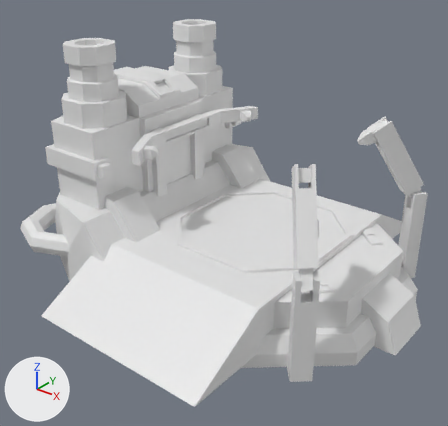
What one commit did to the FBX model art/original_models/L_bot_factory.fbx.
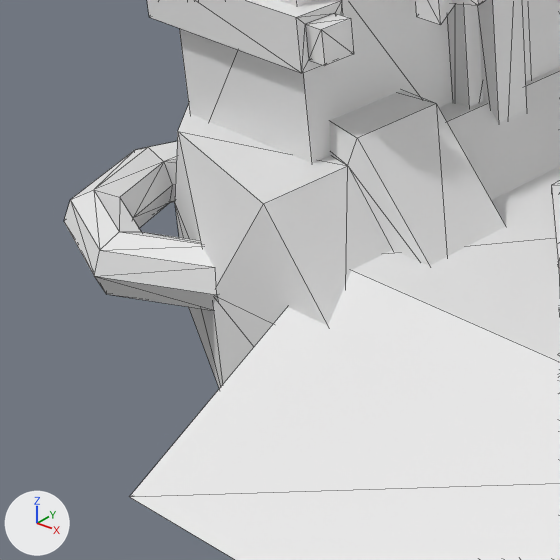
Each version appears first whole from a 50 mm lens placed at (31.6, -41.0, 29.6), pointed at (0.2, -1.7, 5.3), and next in a close-up on the part from 0% to 40% of the width and 37% to 79% of the height. Every picture has the same lights, and +X, +Y and +Z are marked at lower left. The close-ups show mesh edges as thin lines. Vertices at the same position are counted once.

The first close-up shows 'L_bot_factory', 'L_bot_factory_nav'.
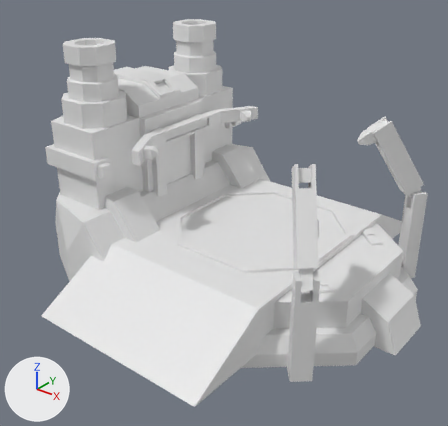
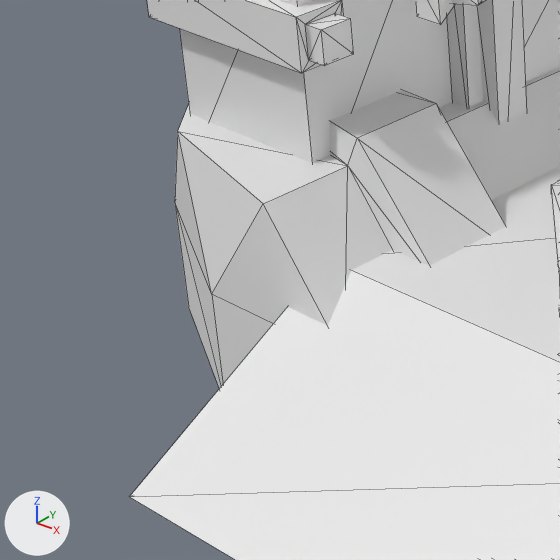
Pixel boxes [x1, y1, x2, y2] of what changed, in the close-ups (560 x 560 px):
'L_bot_factory', reshaped
    before: [64, 0, 560, 388]
    after: [147, 0, 560, 388]
part 1 of me_mesh, deleted
    before: [64, 141, 218, 311]

The change, as a diff of the scene's bpy script:
```diff
--- a/art/original_models/L_bot_factory.fbx.py
+++ b/art/original_models/L_bot_factory.fbx.py
@@ me_mesh @@
 me_mesh.from_pydata(...)  # 1192 vertices, 2090 faces; spans x -19.9..17.9, y -14.5..14.5, z -1.4..19.8
 # used by ob_l_bot_factory; location = (0.0, 0.0, 0.0)
+# me_mesh part 1: the loose piece of 64 vertices spanning x -18.0..-7.7, y -13.5..-3.2, z 1.4..3.5 is deleted
```
